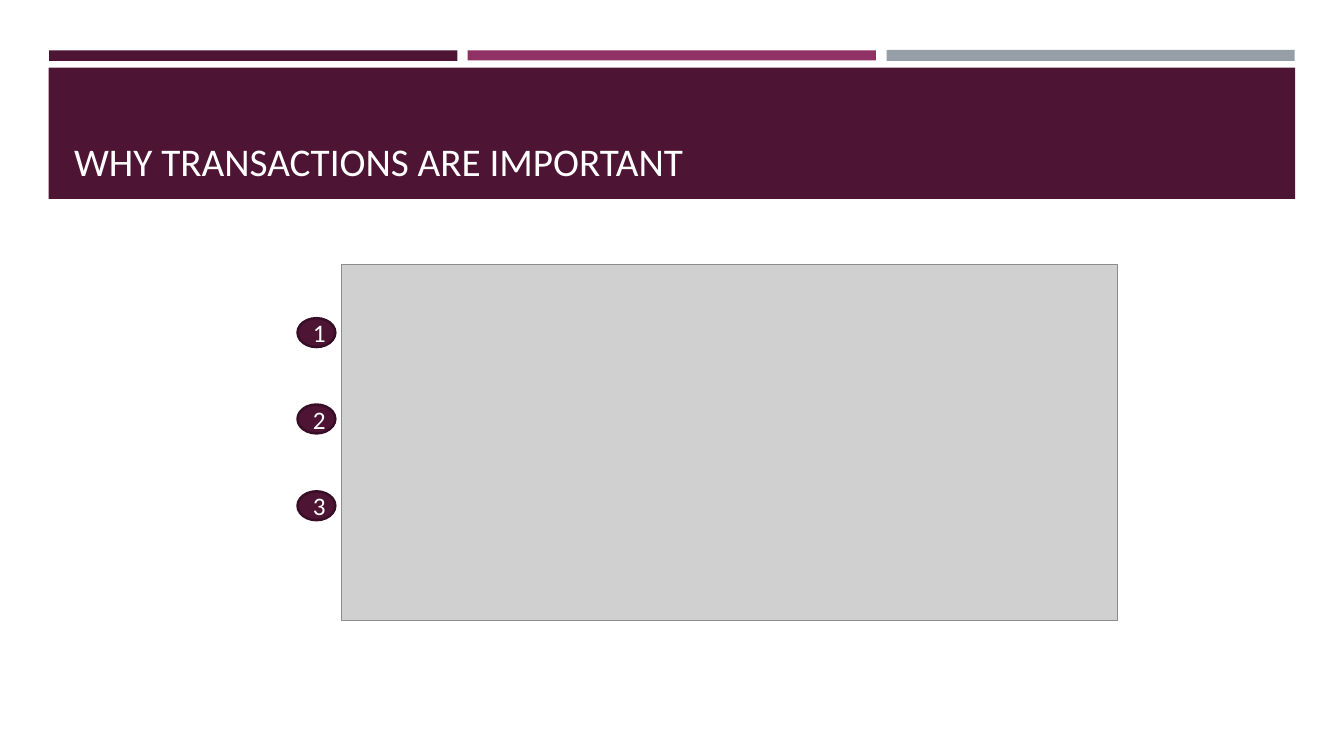
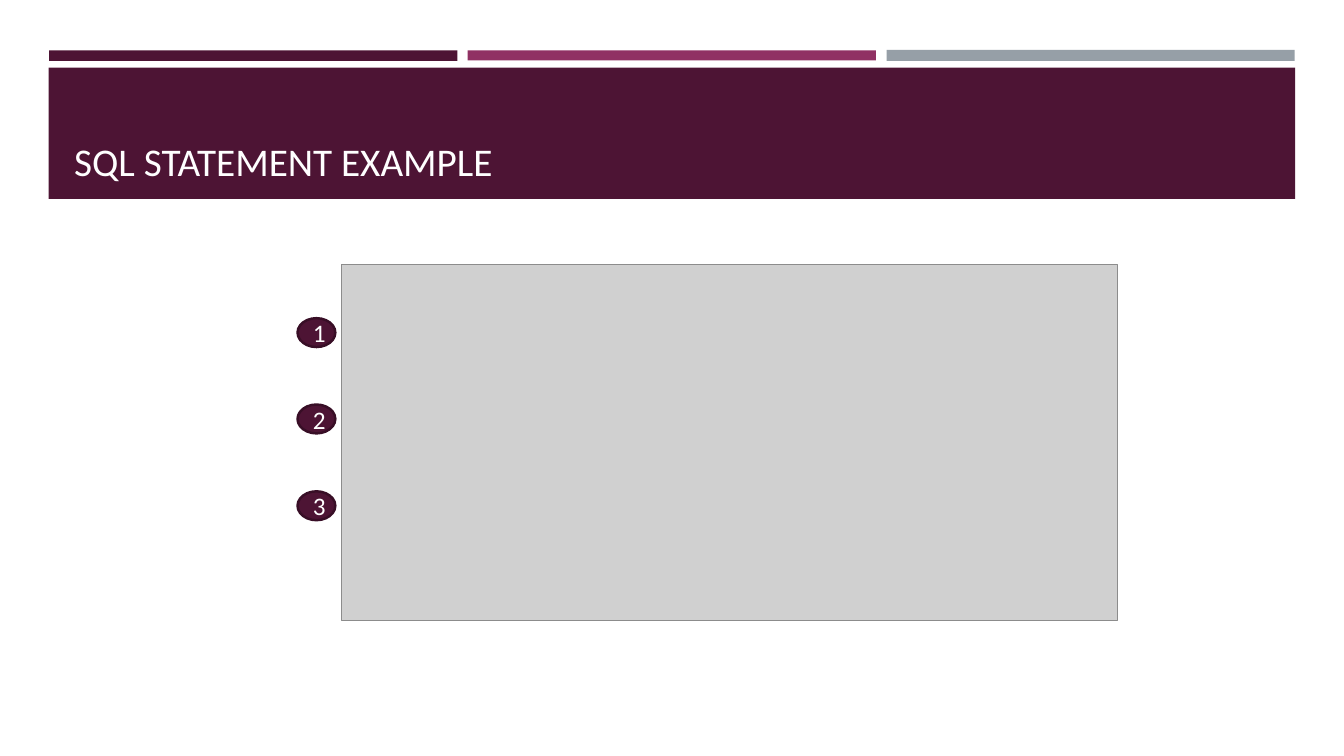
Before and after one commit to jeff-tor/wiley-sre-training, a slide deck: slide 9 of relational-databases-and-sql/PPT_Transactions.pptx (slide 10 before the commit). Drawn at 1344x756 pixels with LibreOffice and Linux fonts; fonts in the diff are those of the drawing; grey boxes stand for pictures. Boxes give left, top, right and bottom in pixels: in the first picture for what was removed or moved away, otherwise in the second. Text is boxed around its words. In the diff, an @@ line names an element or a change of style, - is before the commit and + after.

```diff
--- a/relational-databases-and-sql/PPT_Transactions.pptx
+++ b/relational-databases-and-sql/PPT_Transactions.pptx
@@ title at bbox=[74, 150, 492, 182]: text changed @@
-WHY TRANSACTIONS ARE IMPORTANT
+SQL STATEMENT EXAMPLE
```
Also in this commit, not shown: 7 other slides changed, 1 slide added, 2 slides removed, 4 other files.
